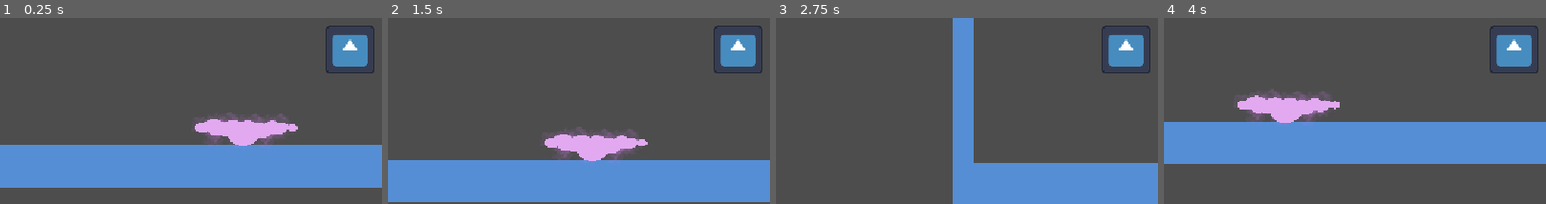
Above: before the commit, frames 1-4 (left to right).
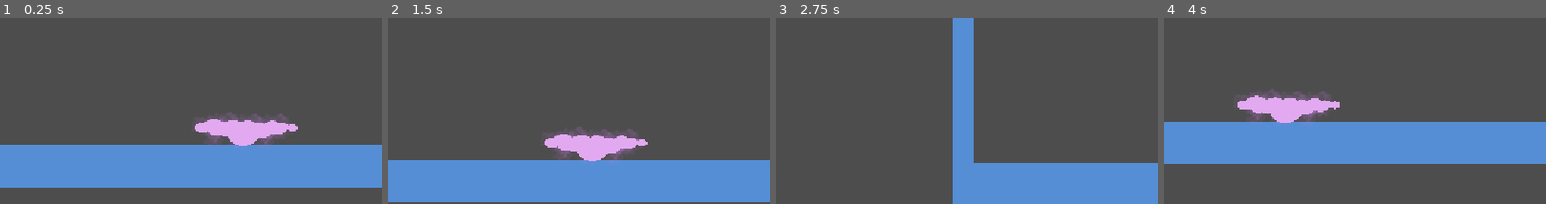
Above: after the commit, the same moments.

Repository: notmossyiguana/haven-berlin
Game: Godot game, scene res://main.tscn
Same seed, same stepped clock (60 frames per second), same inputs: the game is played once before the commit and once after it. The engine's default icon, where the game draws it, is replaced by a stand-in: a white triangle on a blue panel in a dark square.
Inputs:
- Up to frame 1 (0.25 s): no input
- Up to frame 2 (1.5 s): tap Enter at 0.5 s; hold Right (right) from 0.53 s (still down); tap P at 0.6, 1.35 s; tap W (jump) at 0.77 s
- Up to frame 3 (2.75 s): tap W (jump) at 1.52 s; release Right (right) at 2.03 s; hold A (left) from 2.03 s (still down); tap P at 2.1 s
- Up to frame 4 (4 s): release A (left) at 2.78 s; hold Right (right) from 2.78 s (still down); tap P at 2.85, 3.6 s; tap W (jump) at 3.02, 3.77 s
The pictures show only the part of the screen within x 4-54%, y 48-98%; the shares and areas given below are measured in that part.

The runs differ from the first frame. In frame 1, 1.8% of the frame differs, in the area x 85-98%, y 4-30%; in frame 2, 1.8%; in frame 3, 1.8%; in frame 4, 1.8%.

Commit message:
Update main.tscn

Diff:
--- a/main.tscn
+++ b/main.tscn
@@ -1,7 +1,6 @@
 [gd_scene format=4 uid="uid://b7btmfxxgmtju"]
 
 [ext_resource type="Texture2D" uid="uid://c4uvci0wr2v8t" path="res://images.png" id="1_0xm2m"]
-[ext_resource type="Texture2D" uid="uid://bmul6xh4kt3vk" path="res://icon.svg" id="1_ig7tw"]
 [ext_resource type="Script" uid="uid://lndhnyhm0s1p" path="res://player.gd" id="2_h2yge"]
 [ext_resource type="PackedScene" uid="uid://o0g6o3bvb5cm" path="res://bouncy_cloud.tscn" id="4_lquwl"]
 
@@ -1073,7 +1072,6 @@
 [node name="Sprite2D" type="Sprite2D" parent="Player" unique_id=1695342330]
 position = Vector2(788, 429.25)
 scale = Vector2(0.5937502, 0.57421887)
-texture = ExtResource("1_ig7tw")
 
 [node name="CollisionShape2D" type="CollisionShape2D" parent="Player" unique_id=1666852203]
 position = Vector2(788.5, 429)
